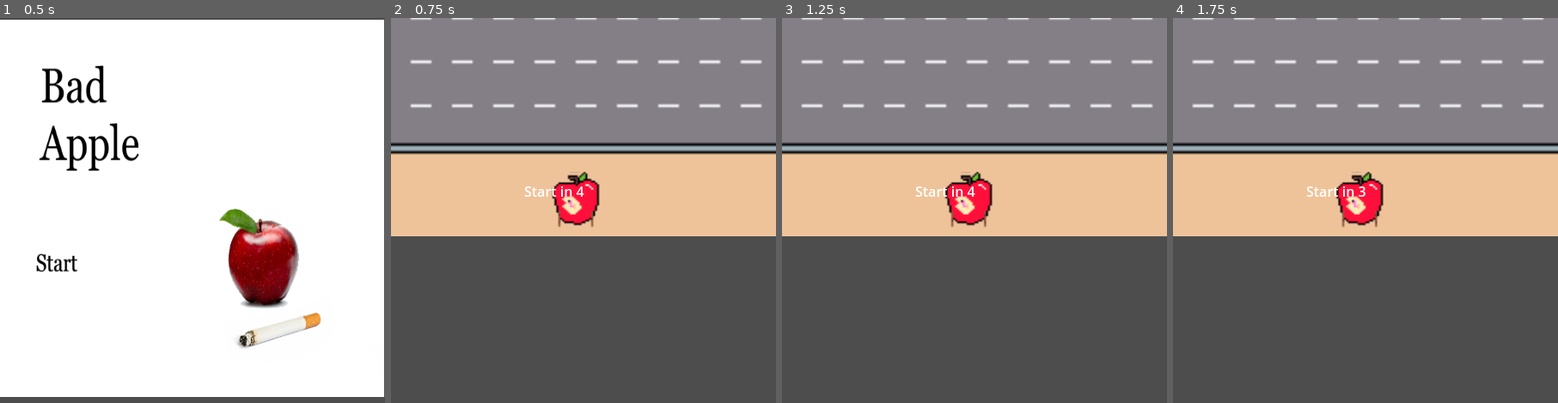
Above: before the commit, frames 1-4 (left to right).
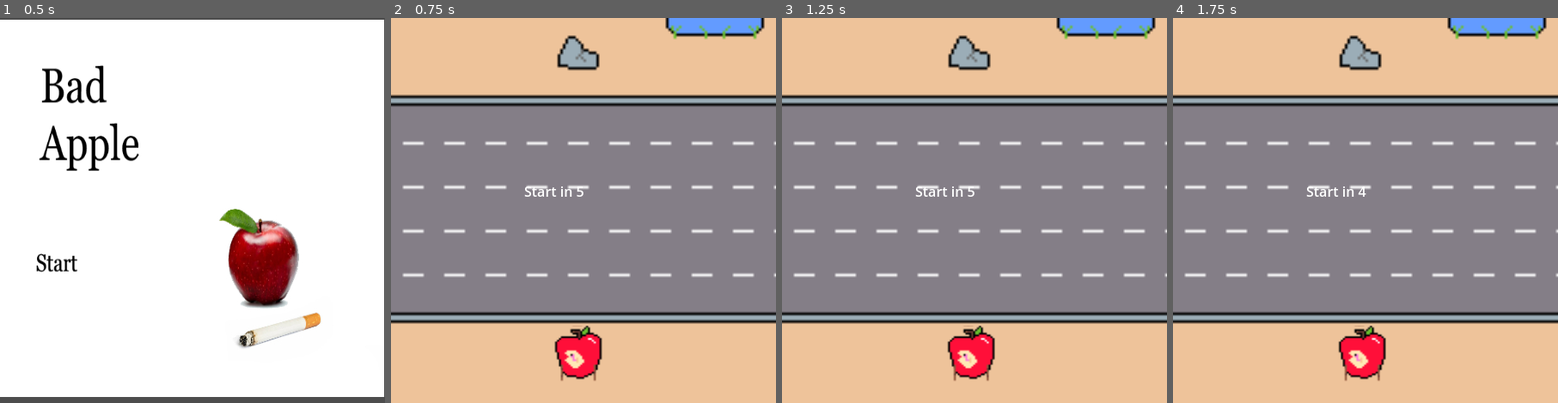
Above: after the commit, the same moments.

Repository: andyjaramillo/Bad-Apple-Game-Jam
Game: Godot game, scene res://Scenes/start_scene.tscn
Same seed, same stepped clock (60 frames per second), same inputs: the game is played once before the commit and once after it.
Inputs (mouse positions are in pixels of both pictures, inside the frame that each line leads up to):
- Up to frame 1 (0.5 s): no input
- Up to frame 2 (0.75 s): click (456, 260) at 0.5 s
- Up to frame 3 (1.25 s): no input
- Up to frame 4 (1.75 s): hold Right (right) from 1.28 s (still down)

Frame 1 is identical in both runs. In frame 2, 90% of the frame differs, in the area x 0-100%, y 0-100%; in frame 3, 90%; in frame 4, 90%.

Commit message:
added assets

Diff:
--- a/Scenes/main_scene.tscn
+++ b/Scenes/main_scene.tscn
@@ -17,7 +17,6 @@
 
 # Called every frame. 'delta' is the elapsed time since the previous frame.
 func _process(delta):
-	align()
 	pass
 "
 
@@ -32,11 +31,16 @@
 [node name="Hud" parent="." instance=ExtResource("3_tshxg")]
 
 [node name="Player" parent="." instance=ExtResource("2_2pvag")]
-position = Vector2(100, 435)
+position = Vector2(216, 429)
 
 [node name="Camera2D" type="Camera2D" parent="Player"]
-position = Vector2(3, 4)
+position = Vector2(2, 1)
 zoom = Vector2(3, 3)
+limit_left = 0
+limit_top = 100
+limit_right = 448
+limit_bottom = 448
+editor_draw_limits = true
 script = SubResource("GDScript_na425")
 
 [node name="LineOfDeath" parent="." instance=ExtResource("4_sjnvc")]
--- a/Scenes/player.tscn
+++ b/Scenes/player.tscn
@@ -1,8 +1,15 @@
-[gd_scene load_steps=14 format=3 uid="uid://djpmhhq632wka"]
+[gd_scene load_steps=21 format=3 uid="uid://djpmhhq632wka"]
 
 [ext_resource type="Script" path="res://Scripts/player.gd" id="1_osgvi"]
 [ext_resource type="Texture2D" uid="uid://dfojhf54g8tps" path="res://Assets/FruitCar.png" id="2_05q8f"]
-[ext_resource type="Texture2D" uid="uid://nox7w20323dv" path="res://Assets/explode.jpg" id="3_0othv"]
+[ext_resource type="Texture2D" uid="uid://vj60ymm06gpx" path="res://Assets/Explosion1.png" id="3_j588x"]
+[ext_resource type="Texture2D" uid="uid://brbbb7kl1c7di" path="res://Assets/Explosion2.png" id="4_7wqq2"]
+[ext_resource type="Texture2D" uid="uid://cmb1tmqc2cq51" path="res://Assets/Explosion3.png" id="5_dtlmt"]
+[ext_resource type="Texture2D" uid="uid://6knavh56qdot" path="res://Assets/Explosion4.png" id="6_0l4rp"]
+[ext_resource type="Texture2D" uid="uid://puljeo471sup" path="res://Assets/Explosion5.png" id="7_af1gq"]
+[ext_resource type="Texture2D" uid="uid://ca4vehpu0iamy" path="res://Assets/Explosion6.png" id="8_h2l8f"]
+[ext_resource type="Texture2D" uid="uid://ccff1adhnfp2w" path="res://Assets/Explosion7.png" id="9_ek6d7"]
+[ext_resource type="Texture2D" uid="uid://clslfhuswy3t6" path="res://Assets/Explosion8.png" id="10_hp517"]
 
 [sub_resource type="CircleShape2D" id="CircleShape2D_y2ef4"]
 radius = 11.0
@@ -54,11 +61,32 @@
 }, {
 "frames": [{
 "duration": 1.0,
-"texture": ExtResource("3_0othv")
+"texture": ExtResource("3_j588x")
+}, {
+"duration": 1.0,
+"texture": ExtResource("4_7wqq2")
+}, {
+"duration": 1.0,
+"texture": ExtResource("5_dtlmt")
+}, {
+"duration": 1.0,
+"texture": ExtResource("6_0l4rp")
+}, {
+"duration": 1.0,
+"texture": ExtResource("7_af1gq")
+}, {
+"duration": 1.0,
+"texture": ExtResource("8_h2l8f")
+}, {
+"duration": 1.0,
+"texture": ExtResource("9_ek6d7")
+}, {
+"duration": 1.0,
+"texture": ExtResource("10_hp517")
 }],
 "loop": true,
 "name": &"explosion",
-"speed": 5.0
+"speed": 8.0
 }, {
 "frames": [{
 "duration": 1.0,
@@ -103,6 +131,7 @@
 [node name="AnimatedSprite2D" type="AnimatedSprite2D" parent="."]
 scale = Vector2(0.75, 0.6875)
 sprite_frames = SubResource("SpriteFrames_n41qs")
-animation = &"up"
+animation = &"explosion"
+frame_progress = 0.239089
 
 [connection signal="area_entered" from="." to="." method="_on_area_entered"]
--- a/Scripts/HUD.gd
+++ b/Scripts/HUD.gd
@@ -9,7 +9,7 @@
 
 # Called every frame. 'delta' is the elapsed time since the previous frame.
 func _process(delta):
-	$Label.text = "Start in " + str(int($Timer.time_left))
+	$Label.text = "Start in " + str(int($Timer.time_left) + 1)
 	pass
 
 
--- a/Scripts/main_scene.gd
+++ b/Scripts/main_scene.gd
@@ -36,7 +36,7 @@
 		var current_car_instance = current_car_matching()
 		var lane_position = lane_positions[i]
 		current_car_instance.position.y = lane_position
-		var timer_length = randi() % 10 + 2
+		var timer_length = randi() % 12 + 3
 		var timer = Timer.new()
 
 		# Set the wait time for the timer
@@ -104,8 +104,7 @@
 
 func _on_area_2d_area_entered(area):
 	if(area.name == "Player"):
-		pass
-	#	game_over()
+		game_over()
 	pass # Replace with function body.
 
 
--- a/Scripts/player.gd
+++ b/Scripts/player.gd
@@ -36,17 +36,11 @@
 
 
 func _on_area_entered(area):
-	print("hit" + area.name)
-	if(area.name == "car_1" or area.name == "car_2" or area.name == "car_3" or area.name == "car_4"):
-		print("hit" + area.name)
-		#emit_signal("hit")
-		#$AnimatedSprite2D.play("explosion")
-		#await get_tree().create_timer(1)
-		#$AnimatedSprite2D.stop()
-		#hide()
-	elif(area.name == "LineOfDeath"):
-		emit_signal("hit")
-	pass # Replace with function body.
+	print("hit " + area.name)
+	can_move_player=false
+	$AnimatedSprite2D.play("explosion")
+	await get_tree().create_timer(1).timeout
+	emit_signal("hit")
 
 
 func can_move():
Binary file added: Assets/Explosion1.png
Not shown, added: Assets/Explosion1.png.import
Binary file added: Assets/Explosion2.png
Not shown, added: Assets/Explosion2.png.import
Binary file added: Assets/Explosion3.png
Not shown, added: Assets/Explosion3.png.import
Binary file added: Assets/Explosion4.png
Not shown, added: Assets/Explosion4.png.import
Binary file added: Assets/Explosion5.png
Not shown, added: Assets/Explosion5.png.import
Binary file added: Assets/Explosion6.png
Not shown, changed: Assets/Explosion6.png.import
(and 5 more such lines)
